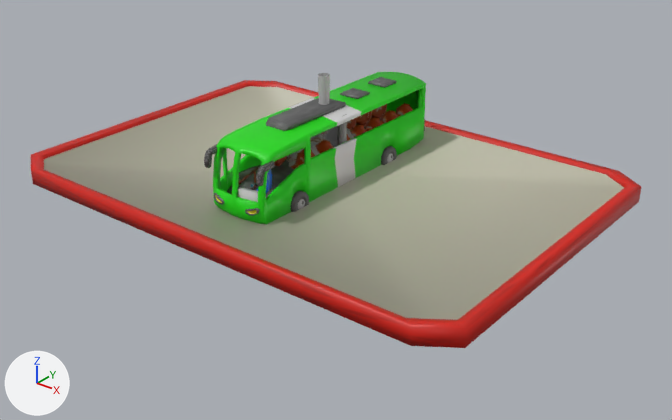
Renders of the Blender file Modelos/Blends/PostoGasolina.blend from each side of a commit.
Rendered twice from a 50 mm lens placed at (29.7, -36.1, 20.6), pointed at (1.6, -1.0, -1.1). The axes (+X, +Y, +Z) are drawn at lower left. The lights are the same throughout.

The first picture shows 'Onibus', 'Parede', 'ParedeJanela', 'PilarPostoGasolina', 'PostoGasolina', 'PostoGasolinaTeto'.
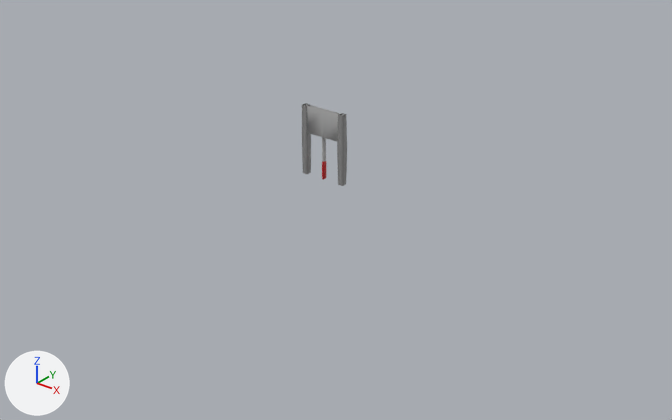
Boxes [x1, y1, x2, y2] around the edits, measured in the pictures (672 x 420 px):
'PostoGasolinaTeto', hidden
    before: [31, 80, 641, 348]
'Onibus', hidden (green)
    before: [204, 72, 426, 224]
'PilarPostoGasolina', hidden
    before: [318, 73, 330, 135]
'PostoGasolina', hidden
    before: [286, 128, 354, 162]
'ParedeJanela', hidden
    before: [310, 127, 338, 147]
'Parede', hidden
    before: [310, 126, 338, 146]
'Batente De Porta', unchanged, uncovered by the edit
    before: [326, 122, 347, 145]
    after: [302, 103, 347, 186]

The change, as a diff of the scene's bpy script:
```diff
--- a/Modelos/Blends/PostoGasolina.blend.py
+++ b/Modelos/Blends/PostoGasolina.blend.py
@@ ob_paredejanela @@
 ob_paredejanela.location = (0.0, 0.0, 0.0)
+ob_paredejanela.hide_set(True)
@@ ob_parede @@
 ob_parede.location = (0.0, 0.0, 0.0)
+ob_parede.hide_set(True)
@@ ob_pilarpostogasolina @@
 ob_pilarpostogasolina.location = (0.0, 0.0, 0.0)
+ob_pilarpostogasolina.hide_set(True)
@@ ob_postogasolina @@
 ob_postogasolina.location = (0.0, 0.0, 0.0)
+ob_postogasolina.hide_set(True)
@@ ob_postogasolinateto @@
 ob_postogasolinateto.location = (0.0, 0.0, 0.0)
+ob_postogasolinateto.hide_set(True)
@@ ob_onibus @@
 ob_onibus.location = (0.0, 0.0, 0.0)
+ob_onibus.hide_set(True)
```
